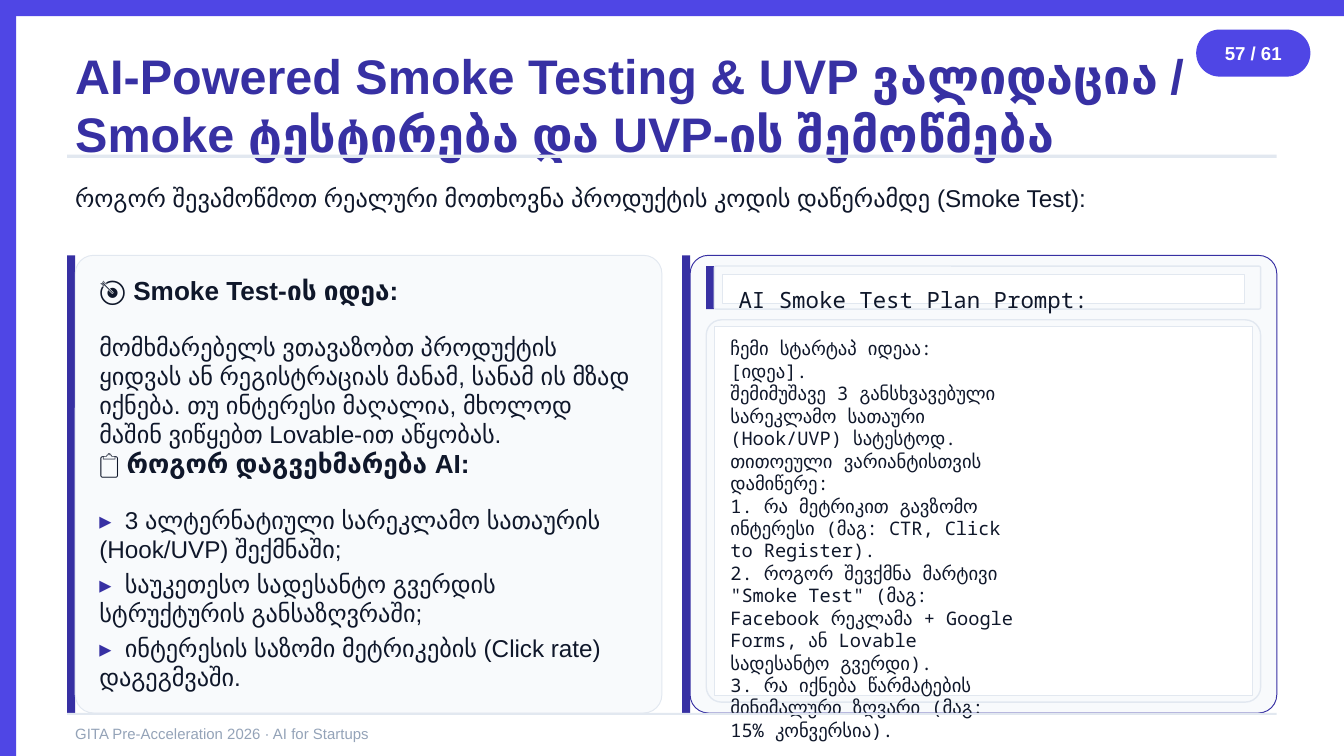
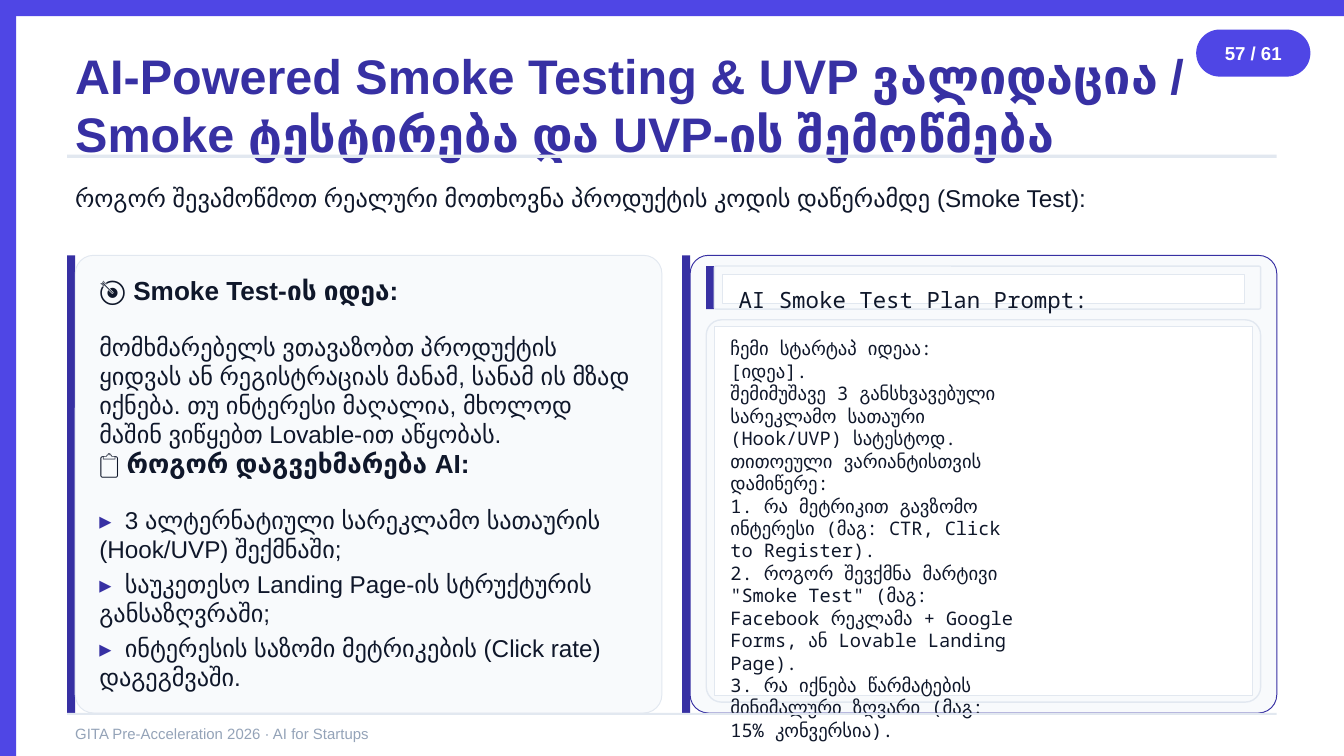
Before and after one commit to basilaia123/ai2026, a slide deck: slide 57 of GITA/Pre-Acceleration/2026-5h-AI-for-Startups/day1-slides.pptx. Drawn at 1344x756 pixels with LibreOffice and Linux fonts; fonts in the diff are those of the drawing. Boxes give left, top, right and bottom in pixels: in the first picture for what was removed or moved away, otherwise in the second. Text is boxed around its words. In the diff, an @@ line names an element or a change of style, - is before the commit and + after.

```diff
--- a/GITA/Pre-Acceleration/2026-5h-AI-for-Startups/day1-slides.pptx
+++ b/GITA/Pre-Acceleration/2026-5h-AI-for-Startups/day1-slides.pptx
@@ text at bbox=[99, 573, 592, 628]: text changed @@
-▸ საუკეთესო სადესანტო გვერდის სტრუქტურის განსაზღვრაში;
+▸ საუკეთესო Landing Page-ის სტრუქტურის განსაზღვრაში;
@@ text at bbox=[730, 632, 1006, 675]: text changed @@
-Forms, ან Lovable
-სადესანტო გვერდი).
+Forms, ან Lovable Landing
+Page).
```
Also in this commit, not shown: 9 other files.
